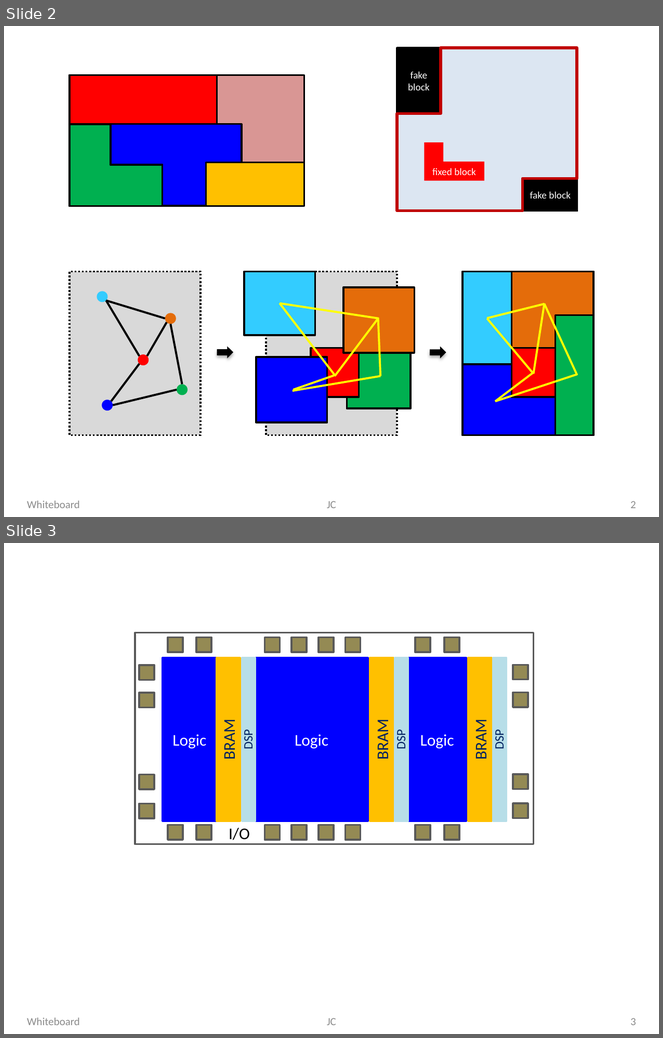
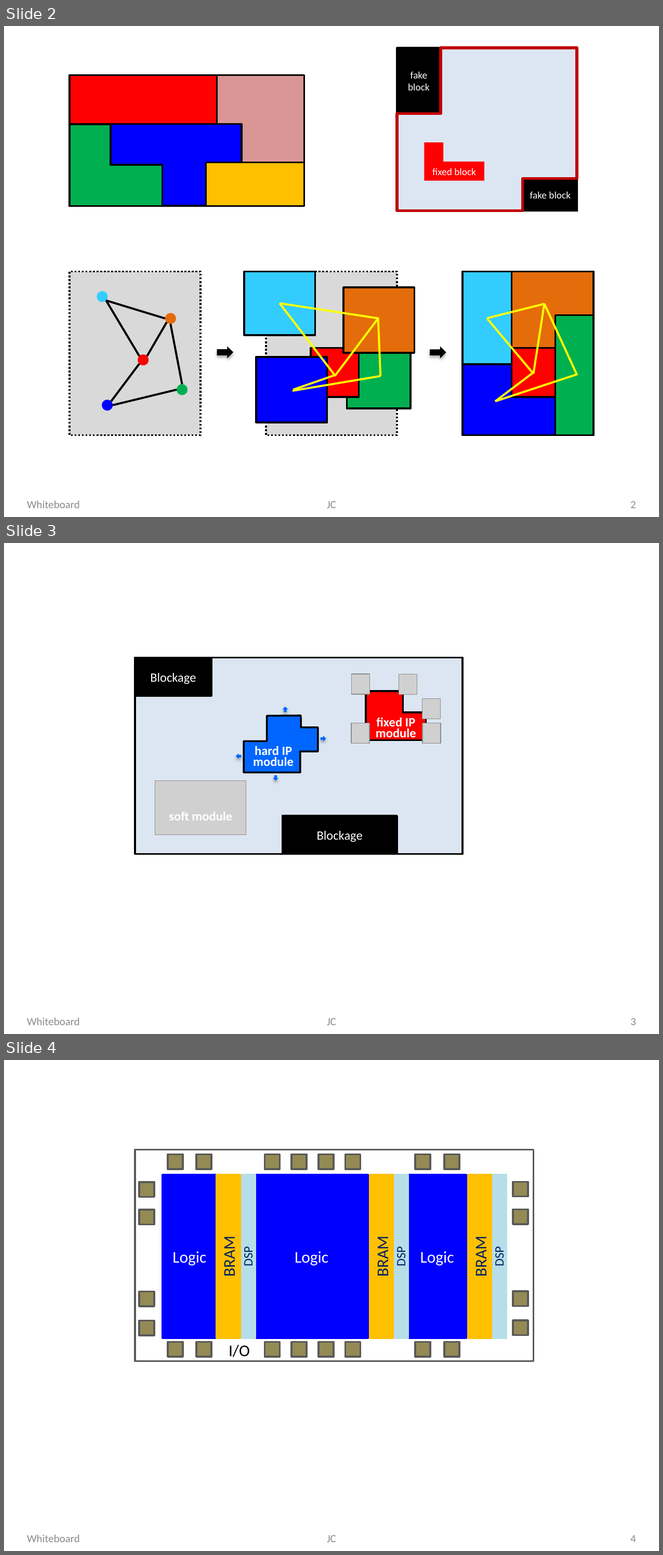
Before and after one commit to jordicf/FRAME, a slide deck: doc/Floorplan_picts.pptx. Shown one above the other, each under a label of ours: slides 2 and 3 before the commit, slides 2, 3 and 4 after it. The pictures are 663x1038 and 663x1555 pixels, drawn with LibreOffice and Linux fonts; fonts in the diff are those of the drawing; grey boxes stand for pictures. Boxes give left, top, right and bottom in pixels: in the first picture for what was removed or moved away, otherwise in the second. Text is boxed around its words. In the diff, an @@ line names an element or a change of style, - is before the commit and + after.

```diff
--- a/doc/Floorplan_picts.pptx
+++ b/doc/Floorplan_picts.pptx
@@ slide 3 added at [4,543,659,1034], background #FFFFFF @@
@@ group added at [135,657,463,854]: 6 pictures, 4 up arrows, 3 rectangles, 2 texts, 1 corner, 1 freeform shape @@
+Blockage
+Blockage
+fixed IP
+module
+hard IP
+module
+soft module
@@ text added at [27,1018,80,1026], 12 pt, text #8C8C8C @@
+Whiteboard
@@ text added at [327,1018,336,1026], 12 pt, text #8C8C8C @@
+JC
@@ page number added at [631,1018,636,1026], 12 pt, text #8C8C8C @@
+3
@@ what was slide 3 is now slide 4 @@
@@ page number at [631,1535,636,1543]: text changed @@
-3
+4
```
Also in this commit, not shown: 1 other file.
